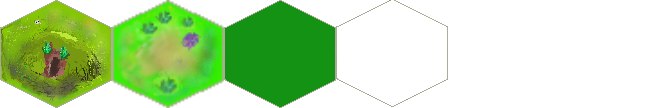
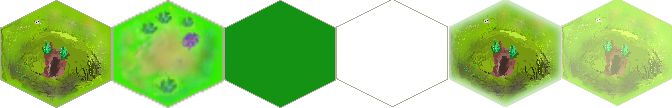
Layers edited between the first and the second 672 × 108 image:
added layer "Hex_kurhan_klikniecie.png. kopia" above "Hex_kurhan_najechanie.png. kopia" over [561, 0, 672, 106]
added layer "Hex_kurhan_najechanie.png. kopia" above "Hex_kurhan.png. kopia #2" over [449, 0, 561, 107]
